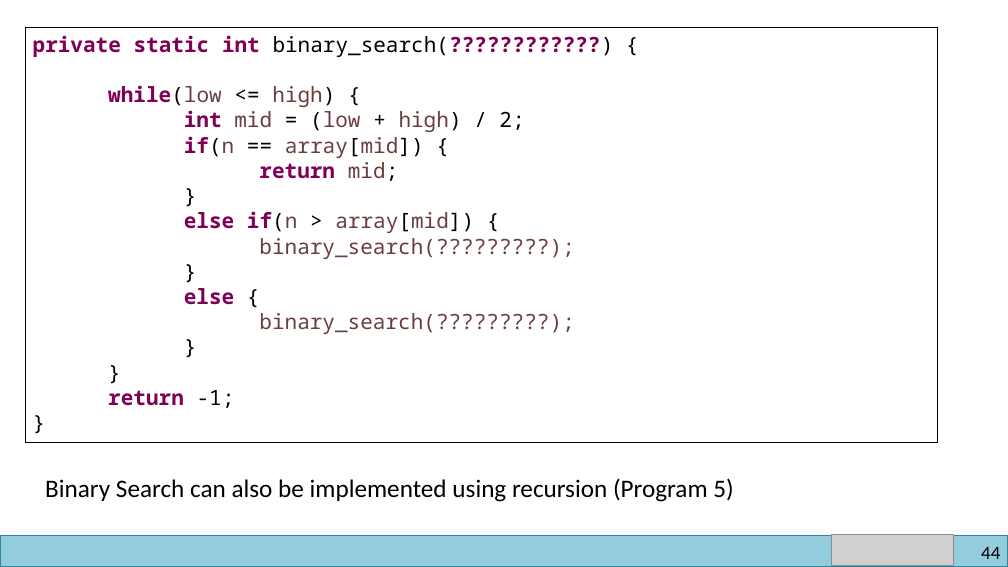
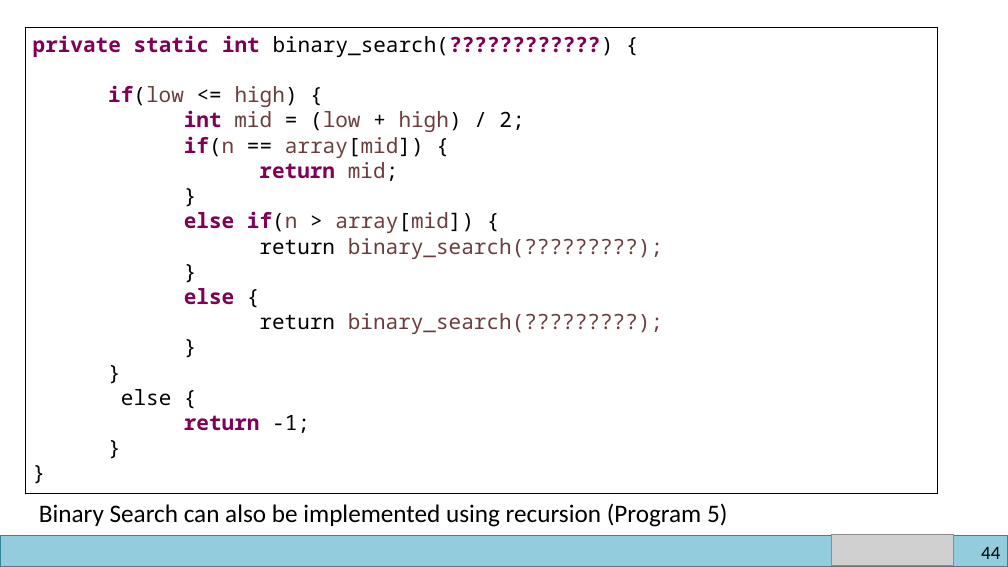
Before and after one commit to reesep/reesep.github.io, a slide deck: slide 44 of classes/spring2023/132/lectures/slides/30-Searching.pptx. Drawn at 1008x567 pixels with LibreOffice and Linux fonts; fonts in the diff are those of the drawing; grey boxes stand for pictures. Boxes give left, top, right and bottom in pixels: in the first picture for what was removed or moved away, otherwise in the second. Text is boxed around its words. In the diff, an @@ line names an element or a change of style, - is before the commit and + after.

```diff
--- a/classes/spring2023/132/lectures/slides/30-Searching.pptx
+++ b/classes/spring2023/132/lectures/slides/30-Searching.pptx
@@ text in rectangle at bbox=[25, 28, 938, 494]: paragraph added @@
+}
@@ rectangle "private static int binary_search(????????????) {": place and size @@
-rectangle "private static int binary_search(????????????) {" at bbox=[25, 28, 938, 443]
+rectangle "private static int binary_search(????????????) {" at bbox=[25, 28, 938, 494]
@@ text in rectangle at bbox=[108, 85, 298, 107]: text changed @@
-while(low <= high) {
+if(low <= high) {
@@ text in rectangle at bbox=[259, 238, 663, 259]: text changed @@
-binary_search(?????????);
+return binary_search(?????????);
@@ text in rectangle at bbox=[259, 313, 663, 334]: text changed @@
-binary_search(?????????);
+return binary_search(?????????);
@@ text in rectangle at bbox=[121, 389, 171, 406]: paragraph added @@
+else {
@@ text "Binary Search can also be ...": place and size @@
-text "Binary Search can also be ..." at bbox=[45, 478, 733, 502]
+text "Binary Search can also be ..." at bbox=[39, 504, 727, 527]
```
Also in this commit, not shown: 12 other files.
